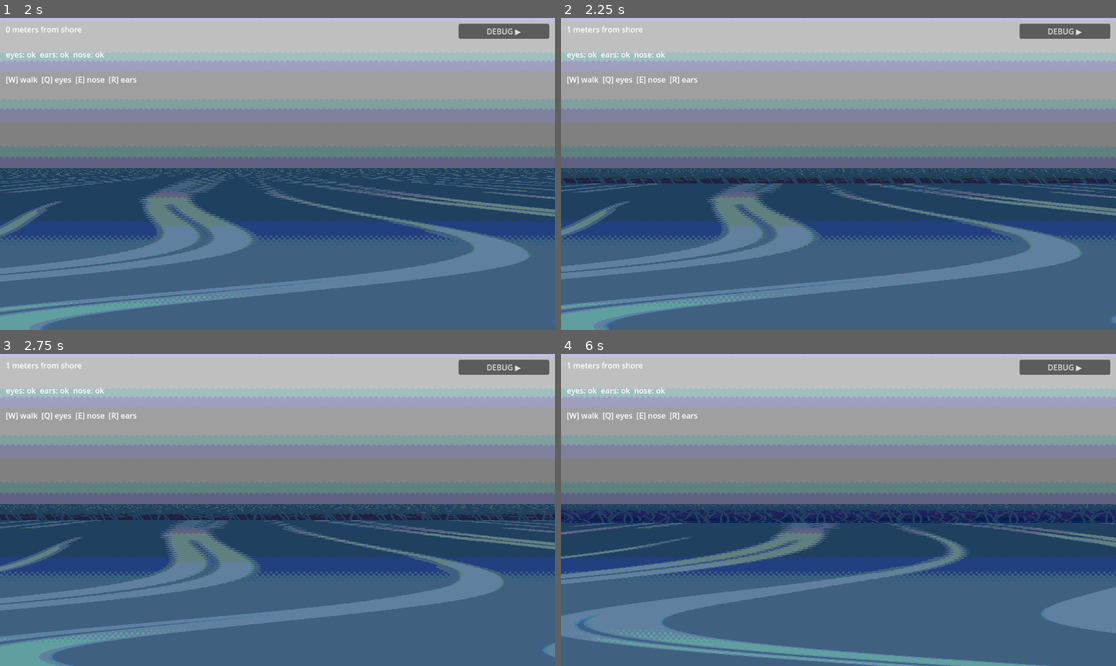
Above: before the commit, frames 1-4 (two rows, left to right).
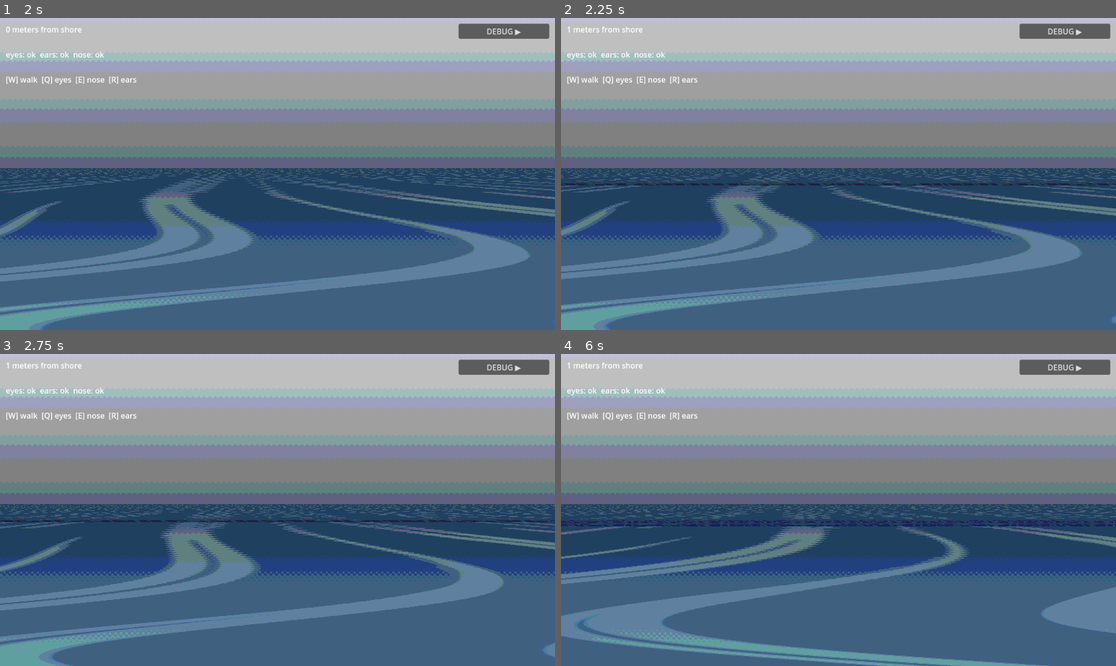
Above: after the commit, the same moments.

Repository: siyangsun/the-glimmering
Game: Godot game, scene res://scenes/Main.tscn
The game is run twice, just before and just after one commit, with the same random seed, the same clock (stepped at 60 frames per second) and the same inputs.
Inputs (mouse positions are in pixels of both pictures, inside the frame that each line leads up to):
- Up to frame 1 (2 s): move the mouse to (399, 158) at 0.52 s; hold W (walk_forward) 0.53-1.25 s; tap E (blow_nose) at 0.6 s; click (399, 158) at 0.67 s; drag from (166, 189) to (249, 236) at 1.27 s
- Up to frame 2 (2.25 s): move the mouse to (894, 105) at 2.02 s; hold W (walk_forward) from 2.03 s (still down); tap Q (wipe_eyes) at 2.1 s
- Up to frame 3 (2.75 s): keep holding W (walk_forward)
- Up to frame 4 (6 s): release W (walk_forward) at 2.75 s; drag from (810, 572) to (672, 463) at 2.77 s; move the mouse to (1005, 556) at 3.52 s; tap E (blow_nose) at 3.6 s; drag from (672, 463) to (755, 432) at 4.27 s; move the mouse to (866, 510) at 5.02 s; tap Q (wipe_eyes) at 5.1 s; click (866, 510) at 5.17 s; drag from (755, 432) to (727, 525) at 5.77 s

Frame 1 is identical in both runs. In frame 2, 2.8% of the frame differs, in the area x 0-100%, y 48-54%; in frame 3, 2.7%; in frame 4, 4.1%, in the area x 0-100%, y 48-56%.

Commit message:
Rewrite wave visual as projection-only model
Replace the hand-tuned screen-space wave math in WaveRenderer2D._draw_wave
(t³ easing, display_ratio*2.5, bot_drop) with a single perspective
projection: a wave is a full-width wall of height H standing on the
waterline, and both quad edges come from WavePhysics.project_screen_y.
On-screen height becomes focal*H/d — pure 1/d growth, no easing.

- WavePhysics: add eye_height_above_water, wave_screen_span, wave_category,
  and HORIZON_Y_FRAC / E_MIN / D_MIN / clamp + category constants; drop the
  dead hand-tuned helpers (wave_visual_height, wave_base_y, wave_spawn_width,
  project_screen_width and their constants).
- WaveRenderer2D: use wave_screen_span for the quad edges, wave_category for
  the short/medium/tall selector, shared HORIZON_Y_FRAC and eye-height.
- Main / PlayerController: route the duplicated "wave vs player height"
  tests through WavePhysics (wave_category / effective_height).
- Splash gate in _on_wave_hit_splash left as-is (deferred follow-up).
- New waves.md documents the model, constants, and boundaries.

Co-Authored-By: Claude Sonnet 5 <noreply@anthropic.com>
Claude-Session: https://claude.ai/code/session_0112ME53esNiatow7v6C4xUU

Diff:
--- a/scripts/Main.gd
+++ b/scripts/Main.gd
@@ -26,8 +26,9 @@
 			Input.set_custom_mouse_cursor(tex, Input.CURSOR_ARROW, Vector2.ZERO)
 
 func _on_wave_hit_flash(wave_data: WaveData) -> void:
+	var eff_h: float = WavePhysics.effective_height(wave_data.height, GameManager.water_level())
 	var player_h: float = 1.0 if StaggerSystem.is_knocked_down else 2.0
-	if wave_data.height + GameManager.water_level() < 0.9 * player_h:
+	if WavePhysics.wave_category(eff_h, player_h) < 2:
 		return
 	if not _flash_rect:
 		return
--- a/scripts/PlayerController.gd
+++ b/scripts/PlayerController.gd
@@ -83,7 +83,7 @@
 	return lerpf(1.0, SUBMERGED_SPEED / BASE_SPEED, depth_ratio)
 
 func _on_wave_hit(wave_data: WaveData) -> void:
-	var effective_height: float = wave_data.height + GameManager.water_level()
+	var effective_height: float = WavePhysics.effective_height(wave_data.height, GameManager.water_level())
 	var ratio: float = effective_height / _current_height()
 	var effective_force: float = wave_data.force * ratio
 	if Input.is_action_pressed(&"walk_forward"):
--- a/scripts/WavePhysics.gd
+++ b/scripts/WavePhysics.gd
@@ -54,36 +54,42 @@
 		return horizon_px
 	return horizon_px - ((world_y - eye_y) / dist) * focal
 
-# Screen width in pixels for a world-space width at a given distance.
-static func project_screen_width(world_width: float, dist: float, focal: float) -> float:
-	if dist < 0.01:
-		return 99999.0
-	return (world_width / dist) * focal
+# ── Wave visual model (projection-only) ─────────────────────────────────────
+#
+# A wave is a full-viewport-width vertical wall standing on the still-water line.
+# Project its base (y = 0) and crest (y = H) through project_screen_y; the quad
+# between them stretches as 1/d. See waves.md for the full model.
 
-# ── Wave visual model ───────────────────────────────────────────────────────
+const HORIZON_Y_FRAC: float = 0.48   # vanishing-line Y as a fraction of viewport height
 
-# Horizontal angle the wave spans at its spawn distance.
-# 3D-style perspective: the same world width subtends a larger angle when close.
-# Eventually drive this from player height relative to water level.
-const VIEW_ANGLE_DEG: float = 60.0
+const E_MIN: float = 0.15            # m — floor on eye-above-water, projection stability
+const D_MIN: float = 0.5             # m — floor on wave distance, caps the final close-up
+const TOP_CLAMP_FRAC: float = 0.5    # screen_top >= -TOP_CLAMP_FRAC * viewport_h
+const BOT_CLAMP_FRAC: float = 1.5    # screen_bot <=  BOT_CLAMP_FRAC * viewport_h
+const CAT_MEDIUM_FRAC: float = 0.5   # eff_h / player_h at/above which a wave is >= Medium
+const CAT_TALL_FRAC: float   = 0.9   # eff_h / player_h at/above which a wave is Tall
 
-# Fraction of effective height the wave shows at spawn (grows to 1.0 at impact).
-const START_HEIGHT_FRACTION: float = 0.30
+# Eye height above the still-water surface, floored for projection stability.
+static func eye_height_above_water(cam_y: float, water_level: float) -> float:
+	return maxf(cam_y - water_level, E_MIN)
 
-# Maximum Y rise of the wave base as it travels from spawn to player.
-const Y_RISE_MAX: float = 0.25
+# Screen span of a wave's full-width quad.
+# wave_height: crest height above still water (WaveData.height).
+# Returns Vector2(screen_top, screen_bot) — .x is the top edge, .y the bottom.
+static func wave_screen_span(wave_height: float, dist: float, eye_y: float,
+		horizon_px: float, focal: float, viewport_h: float) -> Vector2:
+	var d: float = maxf(dist, D_MIN)
+	var top: float = project_screen_y(wave_height, d, eye_y, horizon_px, focal)
+	var bot: float = project_screen_y(0.0, d, eye_y, horizon_px, focal)
+	top = maxf(top, -TOP_CLAMP_FRAC * viewport_h)
+	bot = minf(bot,  BOT_CLAMP_FRAC * viewport_h)
+	return Vector2(top, bot)
 
-# Extra base lift proportional to effective height — tall waves loom higher.
-const HEIGHT_LIFT_FACTOR: float = 0.30
-
-# World-space width that subtends VIEW_ANGLE_DEG at spawn_distance.
-static func wave_spawn_width(spawn_distance: float) -> float:
-	return 2.0 * spawn_distance * tan(deg_to_rad(VIEW_ANGLE_DEG * 0.5))
-
-# Visual height of the wave box at progress t (0 = just spawned, 1 = at player).
-static func wave_visual_height(eff_h: float, t: float) -> float:
-	return eff_h * (START_HEIGHT_FRACTION + (1.0 - START_HEIGHT_FRACTION) * t)
-
-# World Y of the wave's bottom face at progress t.
-static func wave_base_y(t: float, eff_h: float) -> float:
-	return t * Y_RISE_MAX + eff_h * HEIGHT_LIFT_FACTOR
+# Threat category: 0 short / 1 medium / 2 tall. Selects surface treatment and
+# gameplay payload only — never geometry.
+static func wave_category(eff_h: float, player_h: float) -> int:
+	if eff_h >= CAT_TALL_FRAC * player_h:
+		return 2
+	if eff_h >= CAT_MEDIUM_FRAC * player_h:
+		return 1
+	return 0
--- a/scripts/rendering/WaveRenderer2D.gd
+++ b/scripts/rendering/WaveRenderer2D.gd
@@ -4,7 +4,6 @@
 
 const SKY_TOP:     Color = Color(0.78, 0.80, 0.82)
 const SKY_HORIZON: Color = Color(0.38, 0.41, 0.45)
-const HORIZON_Y_FRAC: float = 0.48
 
 # Tint applied to water texture — keeps the palette cohesive.
 const OCEAN_TINT:  Color = Color(0.75, 0.88, 1.00, 1.0)
@@ -94,7 +93,7 @@
 	var vw: float       = vp.size.x
 	var vh: float       = vp.size.y
 	var focal: float    = WavePhysics.focal_length(vh)
-	var horizon_px: float = vh * HORIZON_Y_FRAC
+	var horizon_px: float = vh * WavePhysics.HORIZON_Y_FRAC
 	var eye_y: float    = _eye_height()
 
 	var sky_pts := PackedVector2Array([
@@ -182,23 +181,17 @@
 	if dist < 0.1:
 		return
 
-	var t: float     = wave.t_progress()
+	var t: float     = wave.t_progress()   # cosmetics only: haze fade + foam timing
 	var eff_h: float = wave.eff_height()
 
 	var player_h: float = 1.0 if StaggerSystem.is_knocked_down else 2.0
 
-	# Ease-in³: grows slowly at distance, accelerates sharply near player.
-	var t_ease: float        = t * t * t
-	var ratio: float         = clamp(eff_h / player_h, 0.0, 1.0)
-	var display_ratio: float = clampf(ratio * 2.5, 0.0, 1.0)
-	var screen_top: float    = lerpf(horizon_px, horizon_px * (1.0 - display_ratio), t_ease)
-
-	var base_y: float     = WavePhysics.wave_base_y(t, eff_h)
-	var screen_bot: float = maxf(
-		WavePhysics.project_screen_y(base_y, dist, eye_y, horizon_px, focal),
-		horizon_px)
-	var bot_drop: float   = t_ease * ratio * (vh - horizon_px) * 0.25
-	screen_bot = minf(screen_bot + bot_drop, vh)
+	# Wave is a full-width wall on the waterline; both edges from one projection.
+	# eff_h - water_level == wave.wave_data.height (crest above still water).
+	var span: Vector2 = WavePhysics.wave_screen_span(
+		eff_h - GameManager.water_level(), dist, eye_y, horizon_px, focal, vh)
+	var screen_top: float = span.x
+	var screen_bot: float = span.y
 
 	if screen_top >= screen_bot:
 		return
@@ -222,11 +215,7 @@
 	var far_blend: float  = (1.0 - dist_fade) * WAVE_HORIZON_BLEND
 	var faded_dark: Color = WAVE_TINT.lerp(SKY_HORIZON, far_blend)
 	var faded_lite: Color = Color(1.0, 1.0, 1.0, 1.0).lerp(SKY_HORIZON, far_blend)
-	var wave_type: int = 0
-	if eff_h >= 0.9 * player_h:
-		wave_type = 2
-	elif eff_h >= 0.5 * player_h:
-		wave_type = 1
+	var wave_type: int = WavePhysics.wave_category(eff_h, player_h)
 	# Short: transparent crest → opaque dark base filling to screen bottom (darkening effect).
 	# Medium: dark crest → blue-grey base.
 	# Tall: dark crest → white foam base, with animated foam band on top.
@@ -293,4 +282,4 @@
 
 func _eye_height() -> float:
 	var cam_y: float = 0.85 if StaggerSystem.is_knocked_down else 1.7
-	return cam_y - GameManager.water_level()
+	return WavePhysics.eye_height_above_water(cam_y, GameManager.water_level())
Not shown, changed: architecture.md
Not shown, added: waves.md
